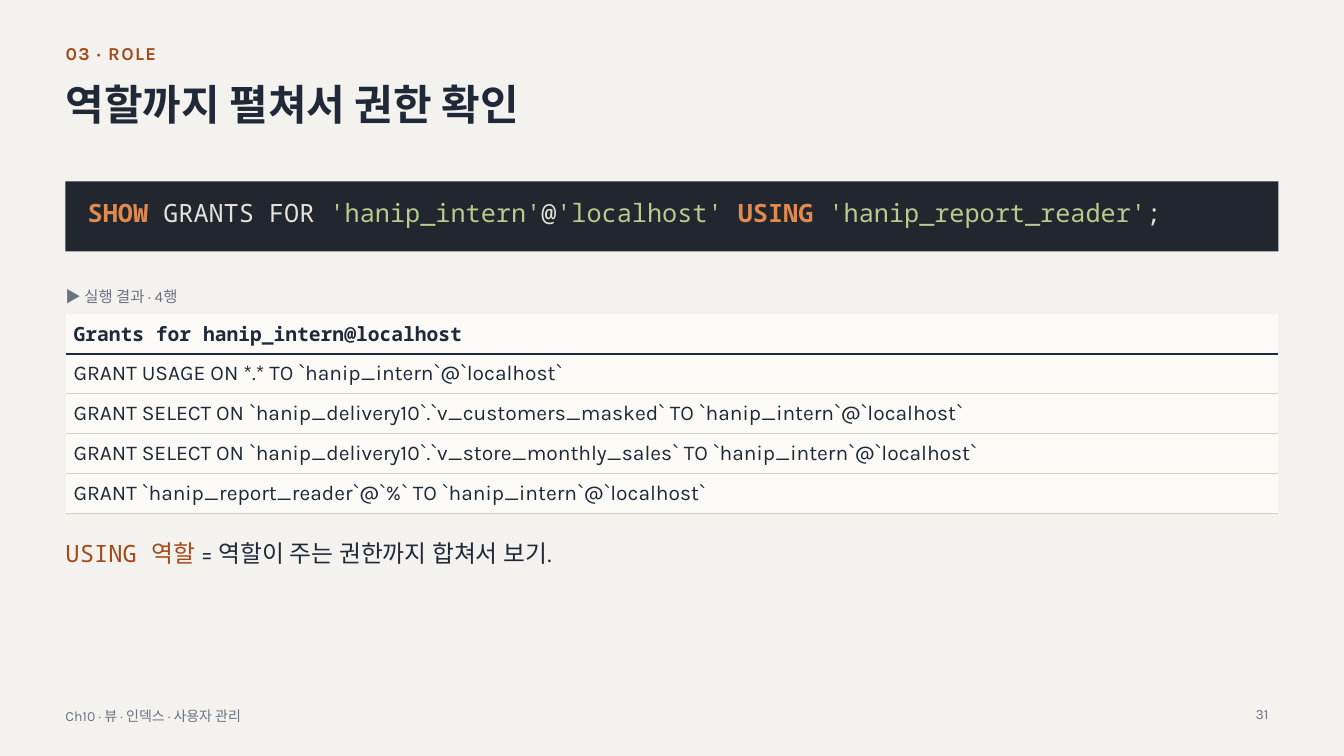
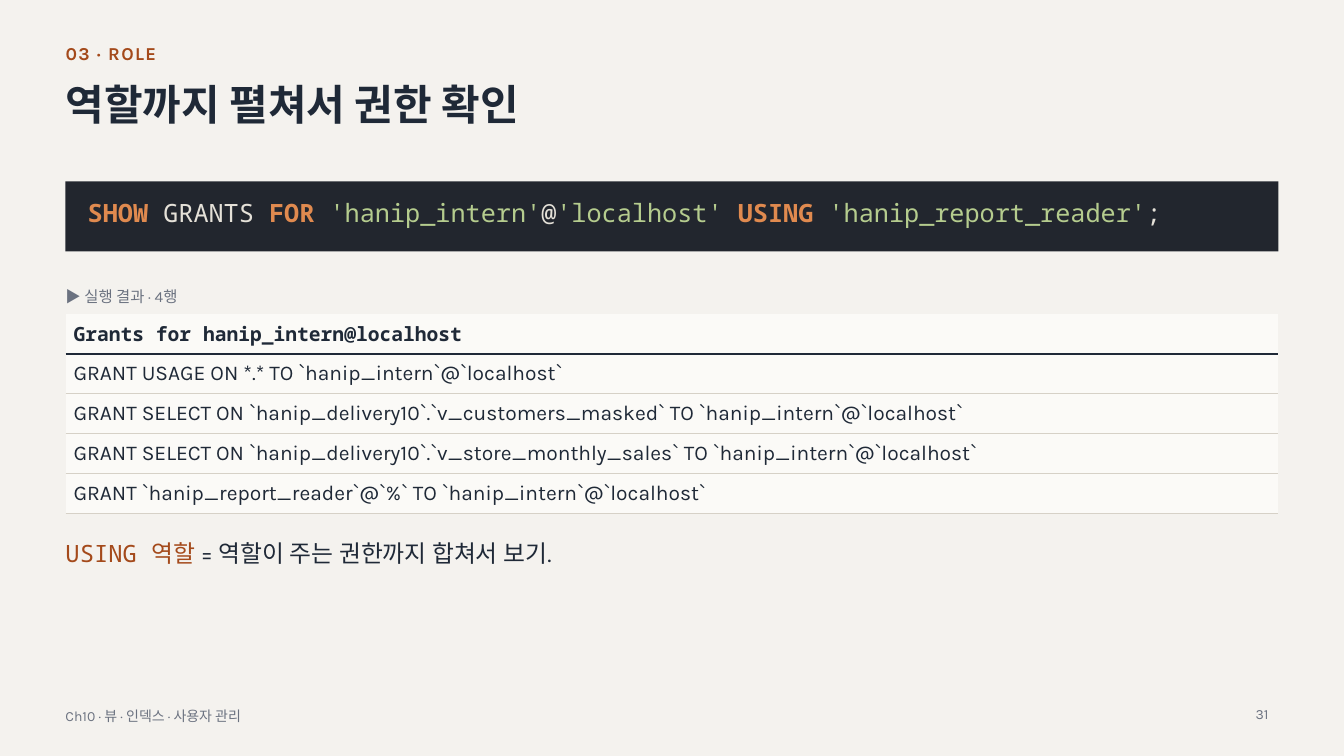
Before and after one commit to minjae0529-blip/DB-STUDY, a slide deck: slide 31 of chapters/ch10-view-index-user/ch10-slides.pptx. Drawn at 1344x756 pixels with LibreOffice and Linux fonts; fonts in the diff are those of the drawing. Boxes give left, top, right and bottom in pixels: in the first picture for what was removed or moved away, otherwise in the second. Text is boxed around its words. In the diff, an @@ line names an element or a change of style, - is before the commit and + after.

```diff
--- a/chapters/ch10-view-index-user/ch10-slides.pptx
+++ b/chapters/ch10-view-index-user/ch10-slides.pptx
@@ text "SHOW GRANTS FOR 'hanip_intern'@'localhost' USING ..." at [88, 203, 1162, 228]: text colour #E5E1D8 to #E08A4F, bold on in "FOR" @@
```
Also in this commit, not shown: 3 other slides changed, 29 other files.
